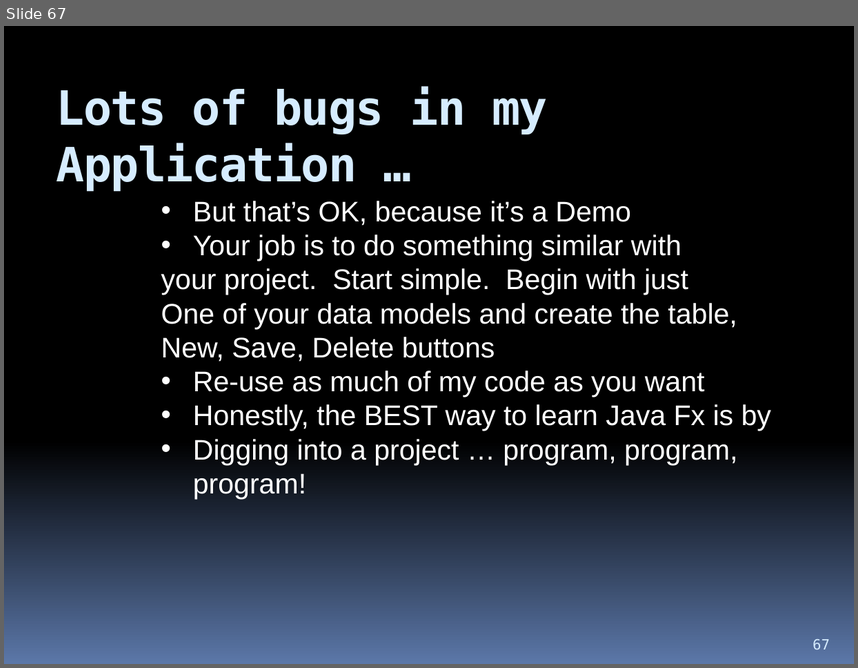
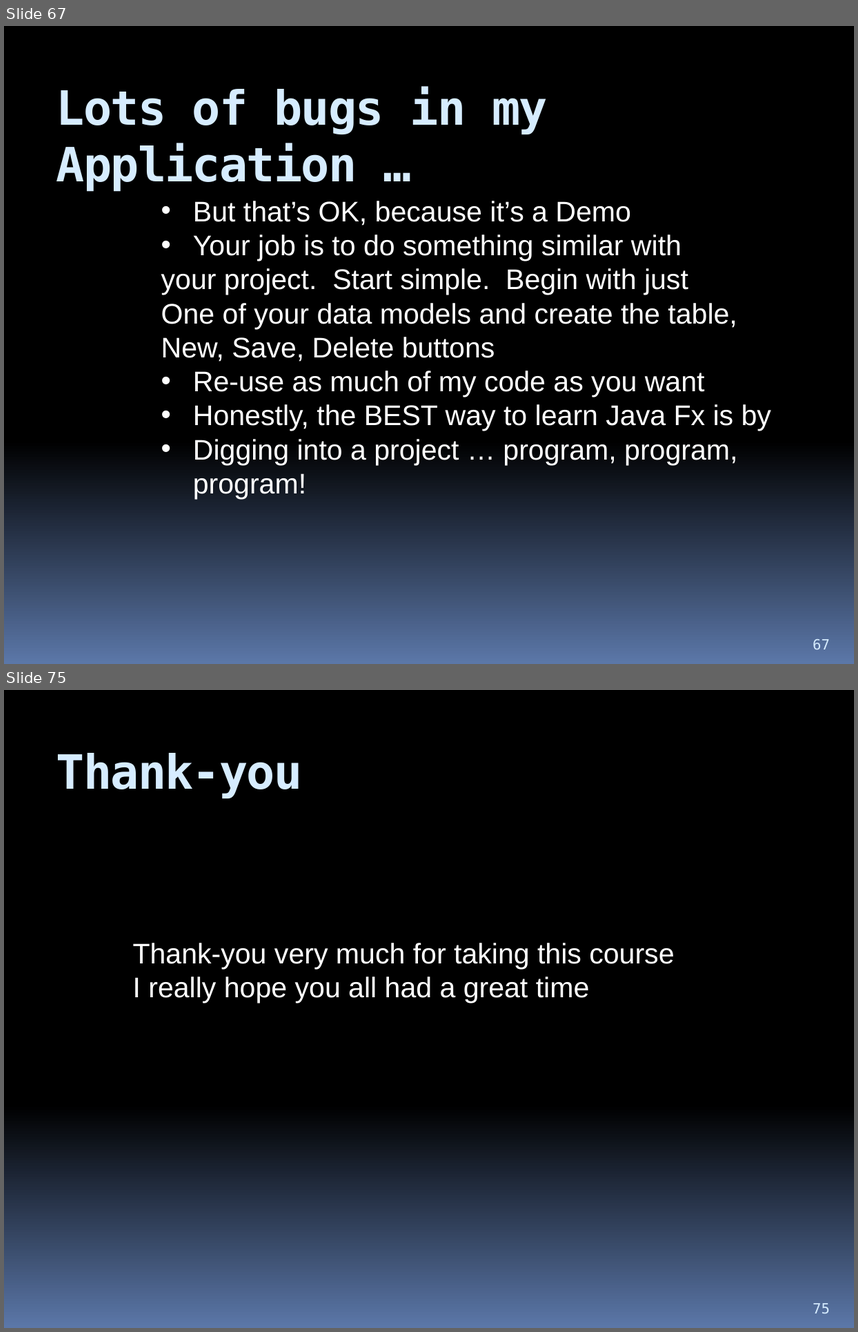
Before and after one commit to hchan/comp2613, a slide deck: coursePresentation.pptx. Shown one above the other, each under a label of ours: slide 67 before the commit, slides 67 and 75 after it; the slides between them are not shown. The pictures are 858x668 and 858x1332 pixels, drawn with LibreOffice and Linux fonts; fonts in the diff are those of the drawing. Boxes give left, top, right and bottom in pixels: in the first picture for what was removed or moved away, otherwise in the second. Text is boxed around its words. In the diff, an @@ line names an element or a change of style, - is before the commit and + after.

```diff
--- a/coursePresentation.pptx
+++ b/coursePresentation.pptx
@@ slide 75 added at <box>4,690,854,1328</box>, background gradient #000000 to #5B77A8 @@
@@ title added at <box>56,753,303,799</box>, 40 pt, text #D6ECFF, bold @@
+Thank-you
@@ text added at <box>133,943,674,1003</box>, 24 pt, text #FFFFFF @@
+Thank-you very much for taking this course
+I really hope you all had a great time
@@ page number added at <box>813,1303,830,1313</box>, 12 pt, text #D6ECFF @@
+75
```
Also in this commit, not shown: 7 other slides added, 1 other file.
